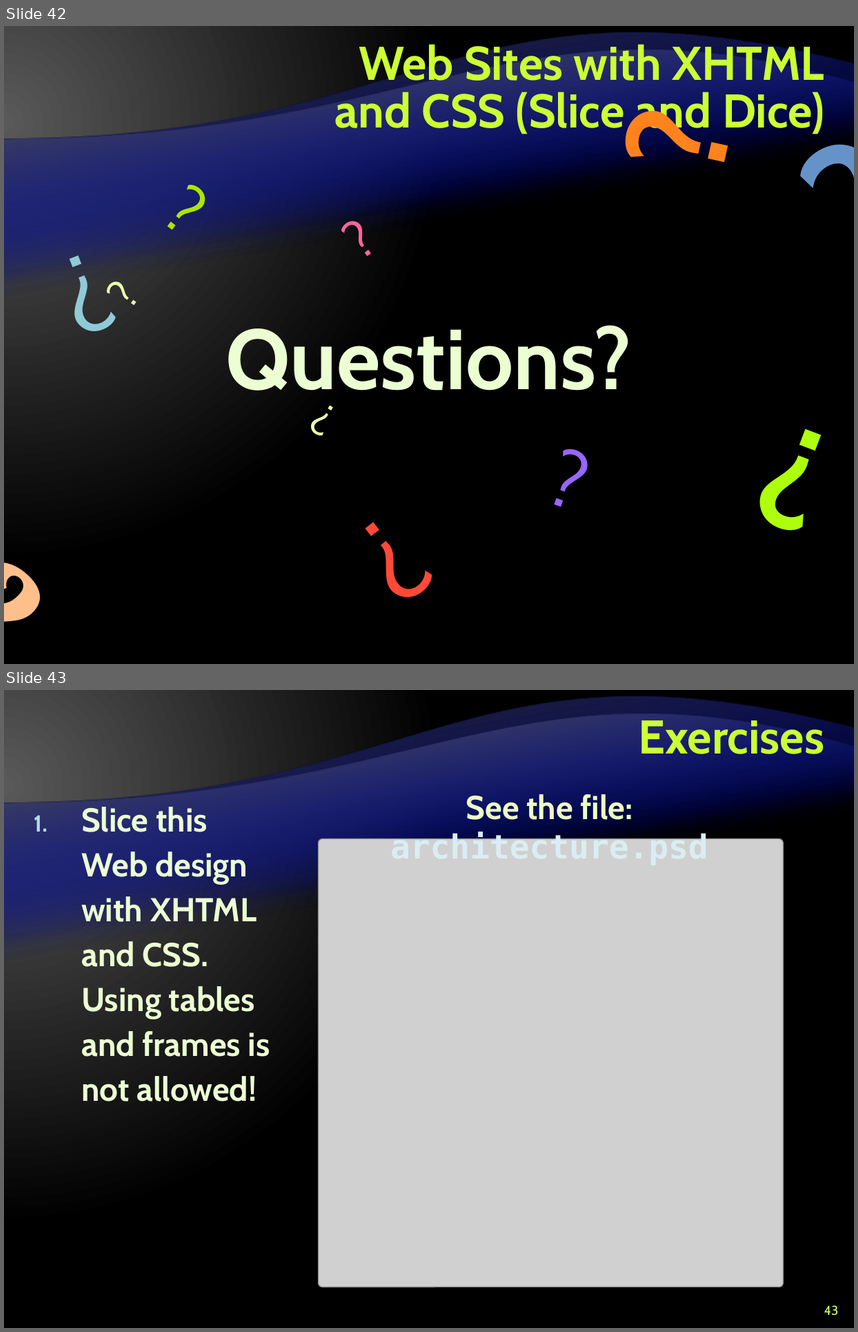
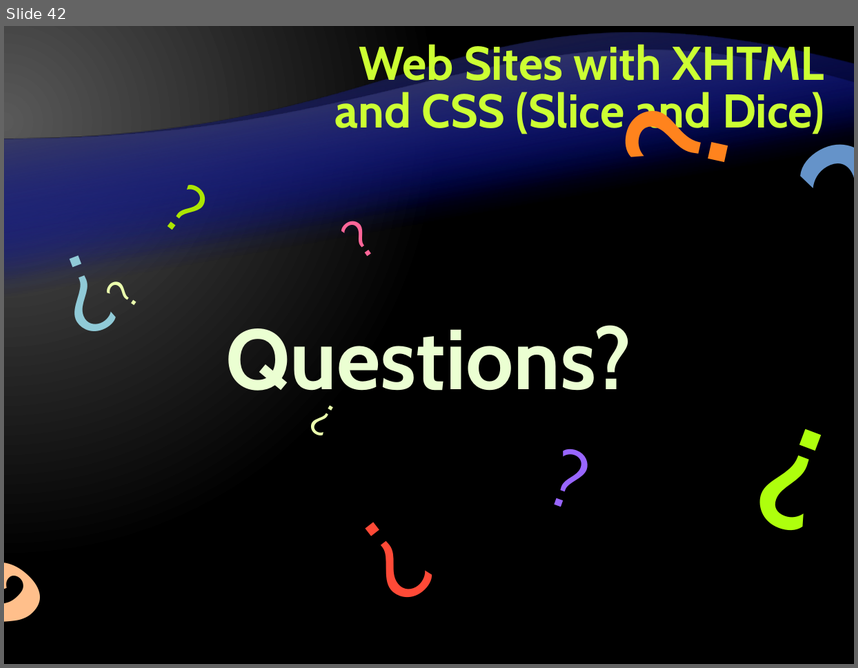
Before and after one commit to Lockheed01/aspnet-mvc-course, a slide deck: Lectures/10. jQuery, HTML5, Slice and Dice/Creating-Web-Sites-with-HTML-and-CSS.pptx. Shown one above the other, each under a label of ours: slides 42 and 43 before the commit, slide 42 after it. The pictures are 858x1332 and 858x668 pixels, drawn with LibreOffice and Linux fonts; fonts in the diff are those of the drawing; grey boxes stand for pictures; background and template pictures are left out. Boxes give left, top, right and bottom in pixels: in the first picture for what was removed or moved away, otherwise in the second. Text is boxed around its words. In the diff, an @@ line names an element or a change of style, - is before the commit and + after.

```diff
--- a/Lectures/10. jQuery, HTML5, Slice and Dice/Creating-Web-Sites-with-HTML-and-CSS.pptx
+++ b/Lectures/10. jQuery, HTML5, Slice and Dice/Creating-Web-Sites-with-HTML-and-CSS.pptx
@@ slide 43 removed at bbox=[4, 690, 854, 1328], background gradient #595959 to #000000; not listed: 4 template elements that a slide beside it also shows @@
@@ title removed at bbox=[639, 713, 824, 754] @@
-Exercises
@@ text removed at bbox=[81, 807, 270, 1101] @@
-1. Slice this Web design with XHTML and CSS. Using tables and frames is not allowed!
@@ text removed at bbox=[390, 794, 708, 839] @@
-See the file: architecture.psd
@@ picture removed at bbox=[319, 839, 784, 1287] @@
@@ page number removed at bbox=[824, 1305, 839, 1315] @@
-43
```
Also in this commit, not shown: 6 other files.
